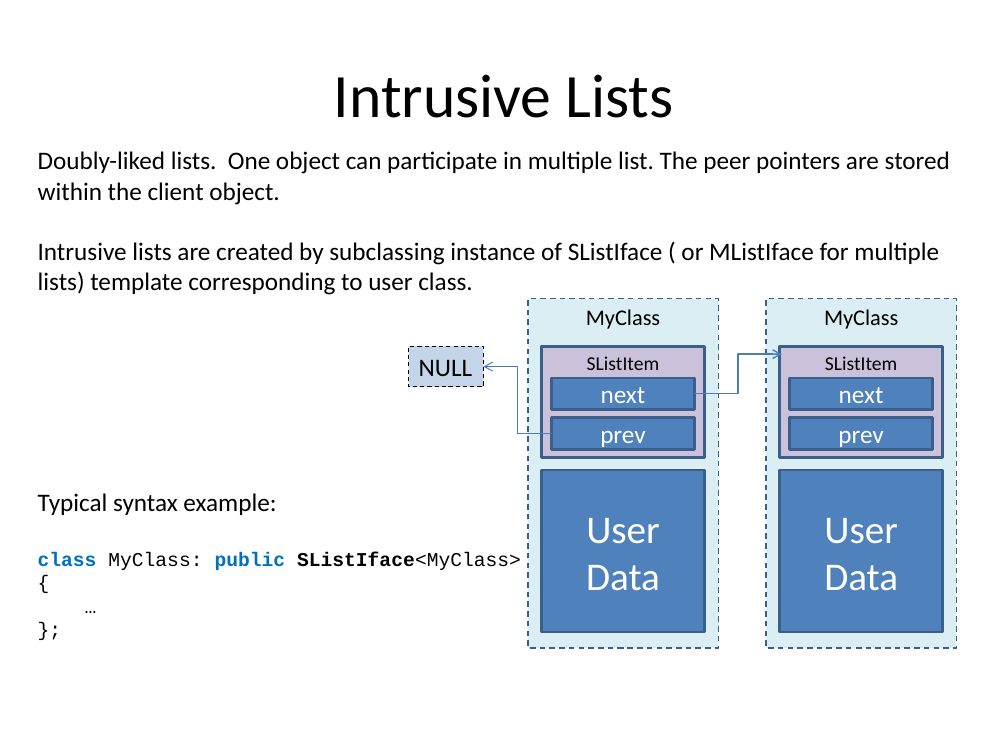
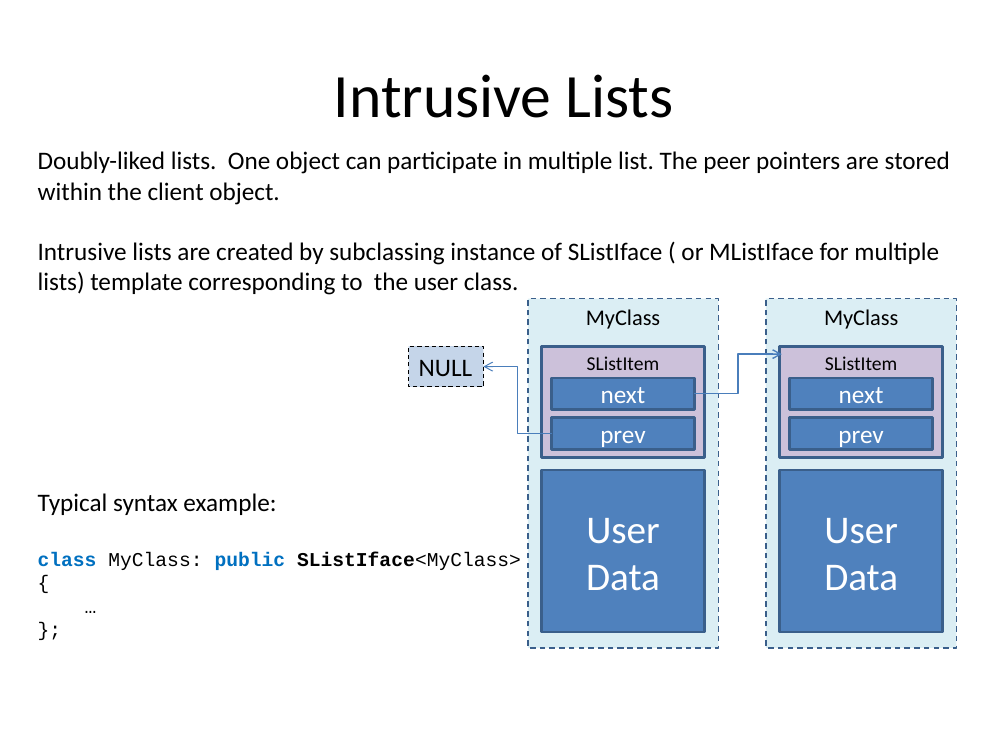
Before and after one commit to boris-shurygin/scl, a slide deck: slide 5 of docs/SCL overview.pptx. Drawn at 1008x756 pixels with LibreOffice and Linux fonts; fonts in the diff are those of the drawing. Boxes give left, top, right and bottom in pixels: in the first picture for what was removed or moved away, otherwise in the second. Text is boxed around its words. In the diff, an @@ line names an element or a change of style, - is before the commit and + after.

```diff
--- a/docs/SCL overview.pptx
+++ b/docs/SCL overview.pptx
@@ text at (38,242,939,295): text changed @@
-Intrusive lists are created by subclassing instance of SListIface ( or MListIface for multiple lists) template corresponding to user class.
+Intrusive lists are created by subclassing instance of SListIface ( or MListIface for multiple lists) template corresponding to the user class.
```
Also in this commit, not shown: 9 other files.
